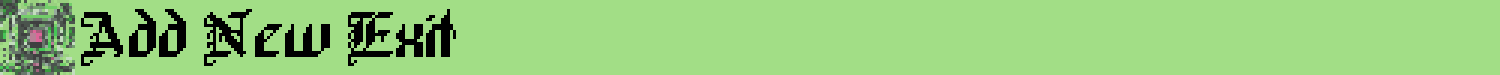
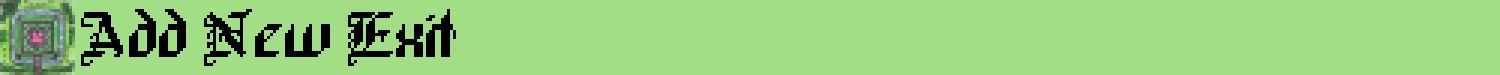
Before/after of a 1500 × 75 layered artwork. What changed in the layer stack:
renamed "Pasted Layer" to "Pasted Layer#1", moved it above "Text Layer", painted on it over left=0, top=0, right=75, bottom=75
